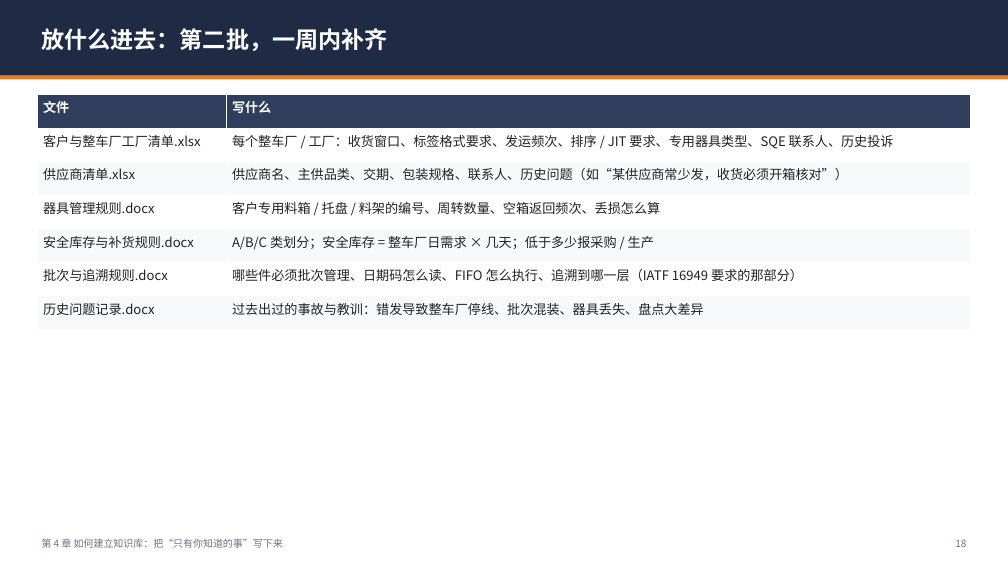
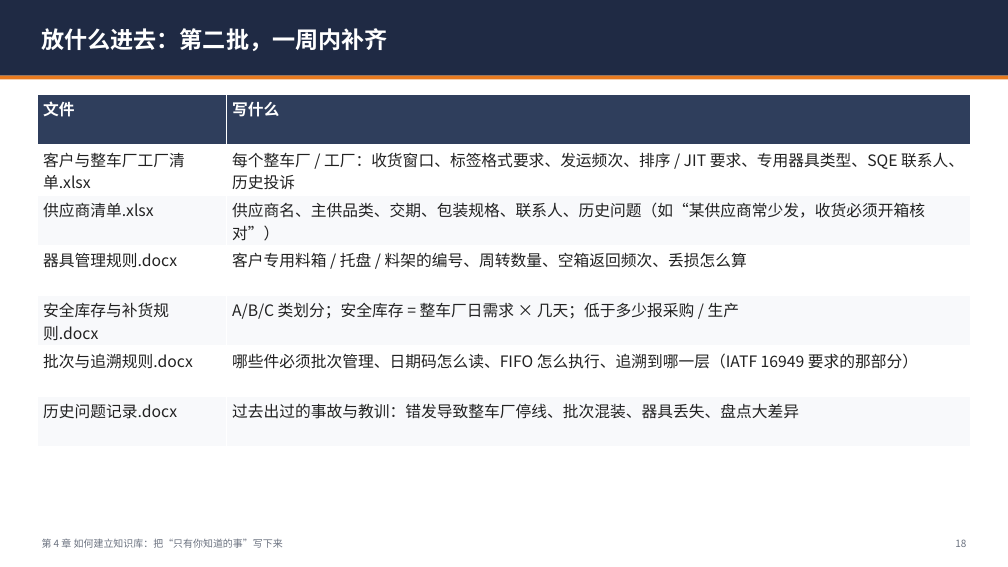
Before and after one commit to leiw92706436-del/codex-dual-engine-lite, a slide deck: slide 18 of docs/workbuddy-guide/WorkBuddy仓库主管上手手册.pptx. Drawn at 1008x567 pixels with LibreOffice and Linux fonts; fonts in the diff are those of the drawing. Boxes give left, top, right and bottom in pixels: in the first picture for what was removed or moved away, otherwise in the second. Text is boxed around its words. In the diff, an @@ line names an element or a change of style, - is before the commit and + after.

```diff
--- a/docs/workbuddy-guide/WorkBuddy仓库主管上手手册.pptx
+++ b/docs/workbuddy-guide/WorkBuddy仓库主管上手手册.pptx
@@ table at [38, 95, 970, 446] @@
@@ size 12.5 to 15 pt @@
```
Also in this commit, not shown: 32 other slides changed, 3 other files.
